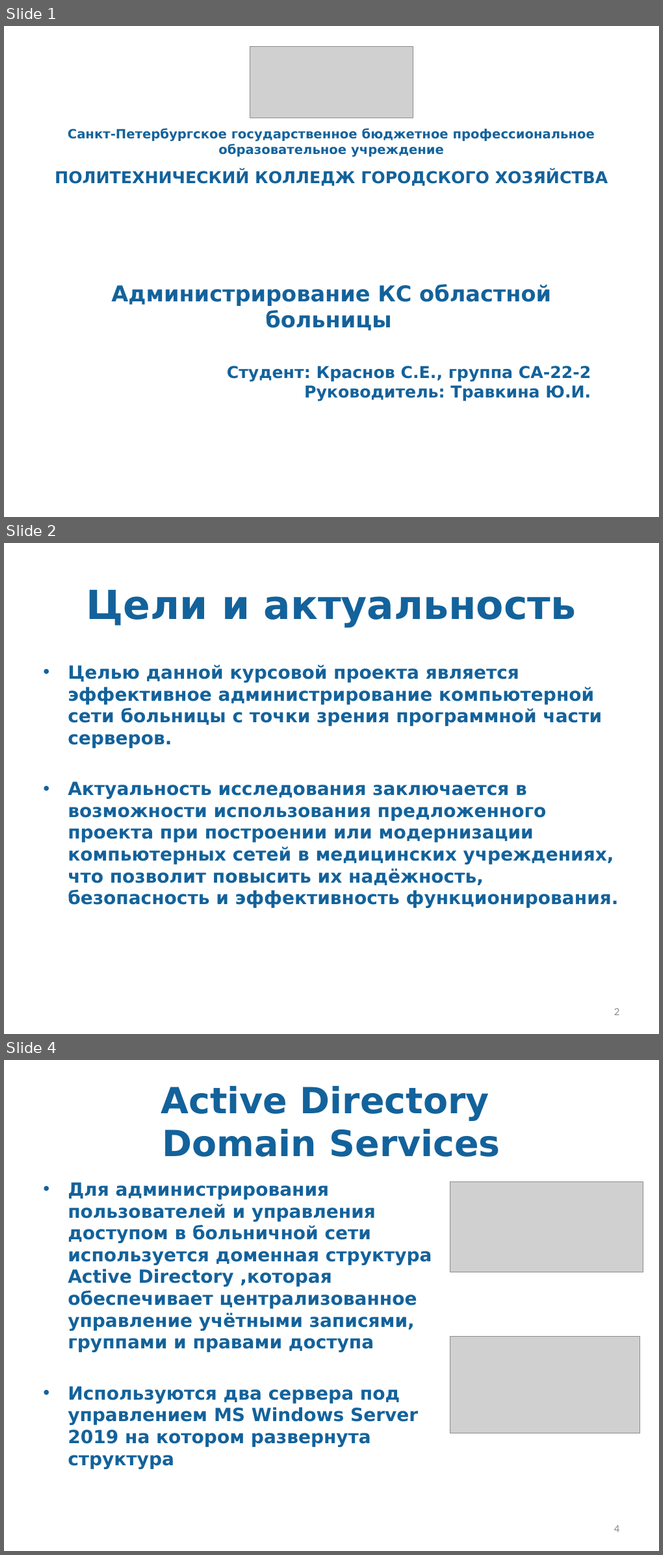
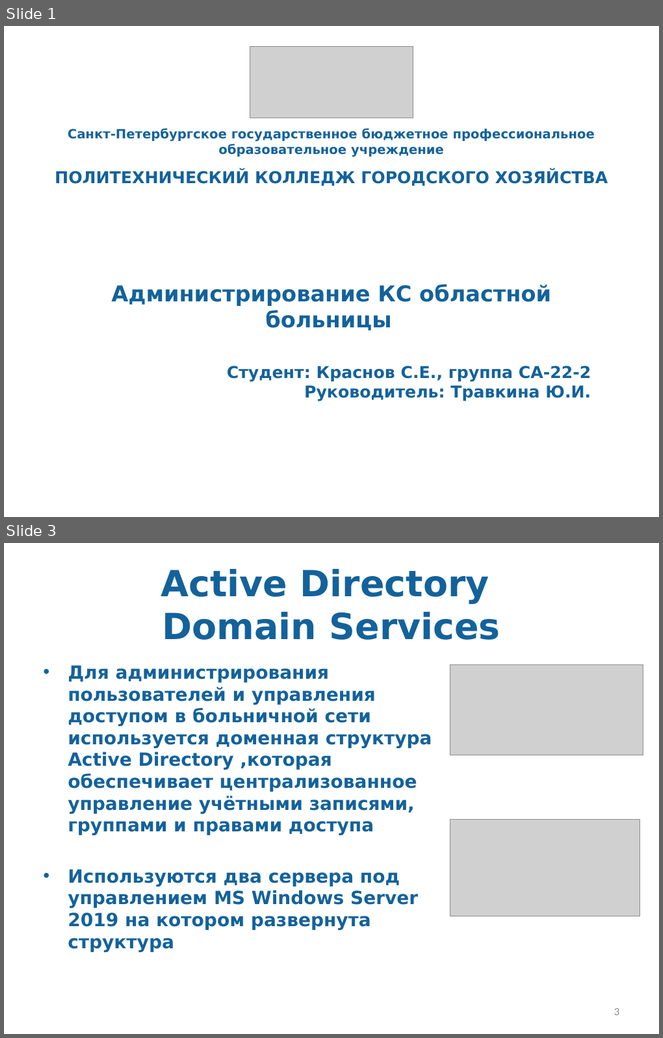
Before and after one commit to Sem5075/Course2025, a slide deck: Презентация.pptx. Shown one above the other, each under a label of ours: slides 1, 2 and 4 before the commit, slides 1 and 3 after it; the slides between them are not shown. The pictures are 663x1555 and 663x1038 pixels, drawn with LibreOffice and Linux fonts; fonts in the diff are those of the drawing; grey boxes stand for pictures; background and template pictures are left out. Boxes give left, top, right and bottom in pixels: in the first picture for what was removed or moved away, otherwise in the second. Text is boxed around its words. In the diff, an @@ line names an element or a change of style, - is before the commit and + after.

```diff
--- a/Презентация.pptx
+++ b/Презентация.pptx
@@ slide 2 removed at <box>4,543,659,1034</box>, background #FFFFFF @@
@@ title removed at <box>87,590,577,628</box> @@
-Цели и актуальность
@@ text removed at <box>68,665,619,908</box> @@
-• Целью данной курсовой проекта является эффективное администрирование компьютерной сети больницы с точки зрения программной части серверов.
-• Актуальность исследования заключается в возможности использования предложенного проекта при построении или модернизации компьютерных сетей в медицинских учреждениях, что позволит повысить их надёжность, безопасность и эффективность функционирования.
@@ page number removed at <box>614,1008,620,1016</box> @@
-2
@@ what was slide 4 is now slide 3 @@
@@ page number at <box>614,1008,620,1016</box>: text changed @@
-4
+3
```
Also in this commit, not shown: 1 slide changed, 1 other file.
